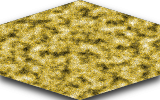
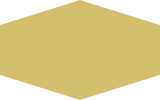
Two versions of the same layered image (160×100). Layer-by-layer changes:
hid "Widoczny #1" over [0, 0, 160, 100]
hid "Tło" over [0, 0, 160, 100]
hid "Drop Shadow" over [0, 0, 160, 100]
